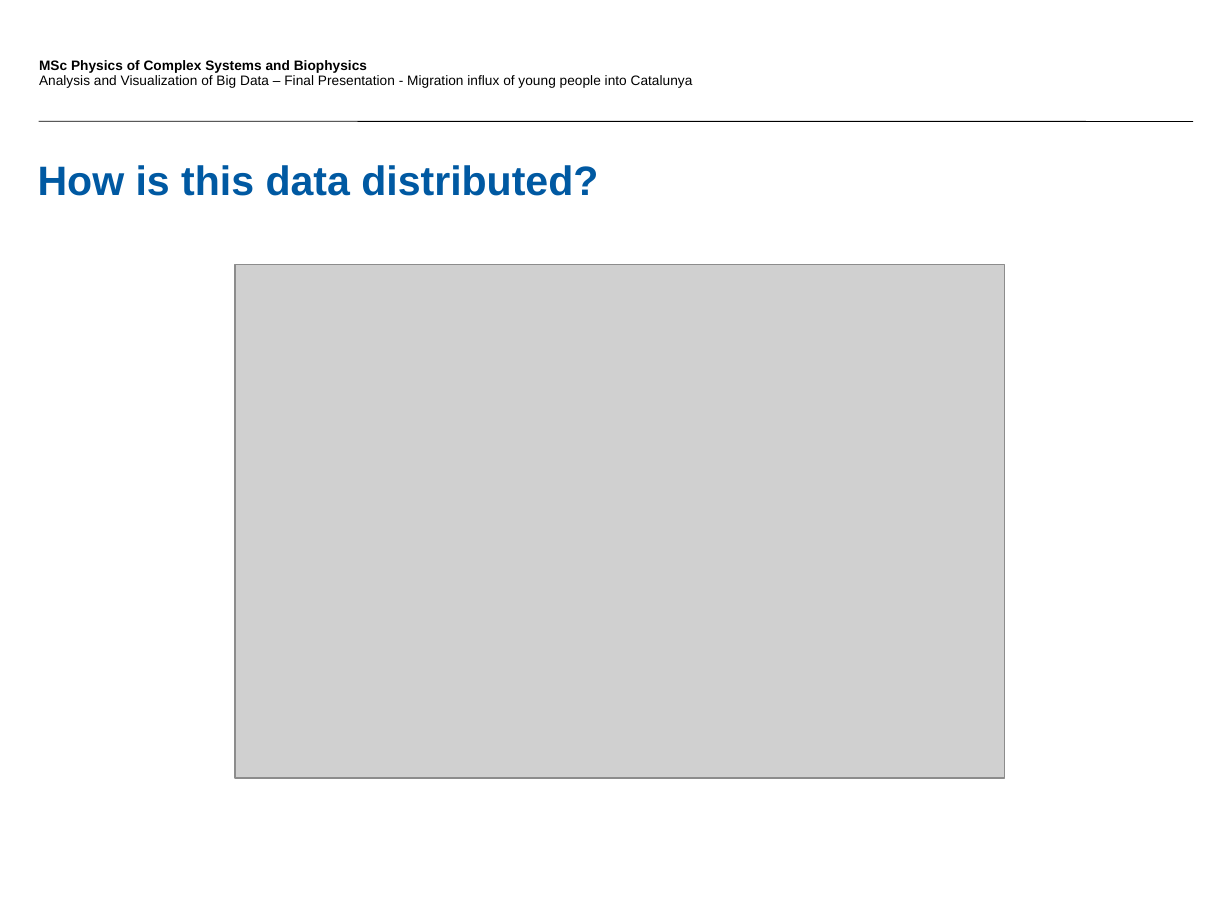
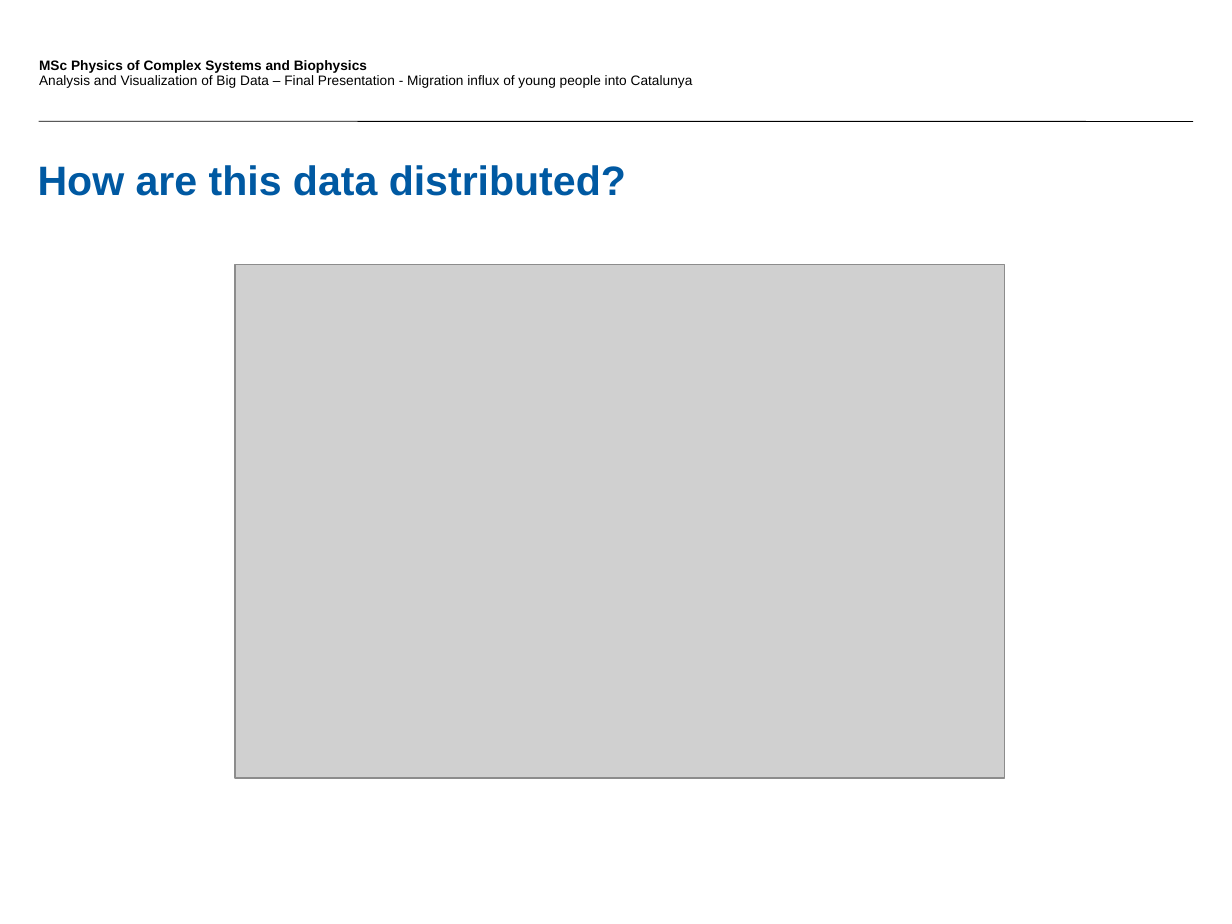
Before and after one commit to sowor14/Final_Dashboard, a slide deck: slide 7 of FinalPresentation_G1_v1.pptx. Drawn at 1232x924 pixels with LibreOffice and Linux fonts; fonts in the diff are those of the drawing; grey boxes stand for pictures; background and template pictures are left out. Boxes give left, top, right and bottom in pixels: in the first picture for what was removed or moved away, otherwise in the second. Text is boxed around its words. In the diff, an @@ line names an element or a change of style, - is before the commit and + after.

```diff
--- a/FinalPresentation_G1_v1.pptx
+++ b/FinalPresentation_G1_v1.pptx
@@ text at bbox=[38, 165, 626, 196]: text changed @@
-How is this data distributed?
+How are this data distributed?
```
Also in this commit, not shown: 6 other slides changed, 3 other files.
